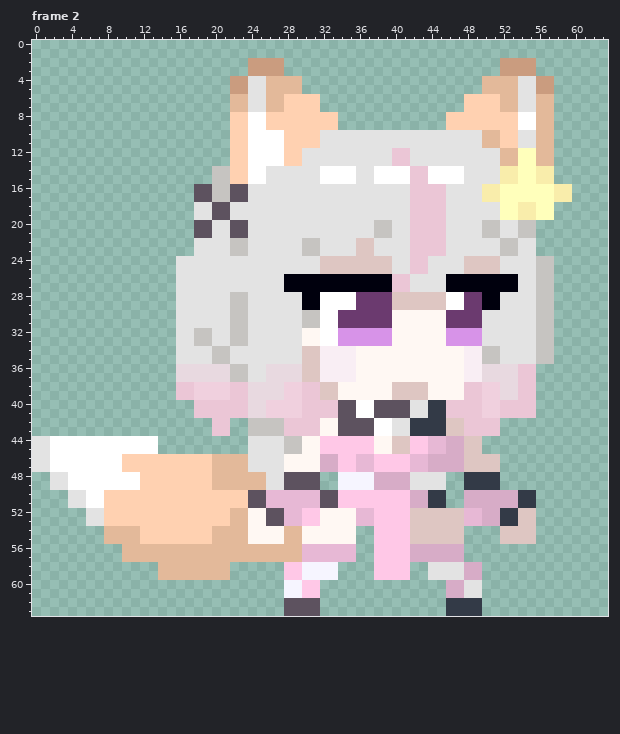
Animated GIF sprite: Characters/Anny/Textures/anny_idle.gif. The first picture shows the starting point.
The file is 64x64 pixels, 4 frames. Colours within 5 levels of each other are drawn and written as one. Shown: frame 2. The commit also changed other frames, which this record leaves out.
The same view after the edit:
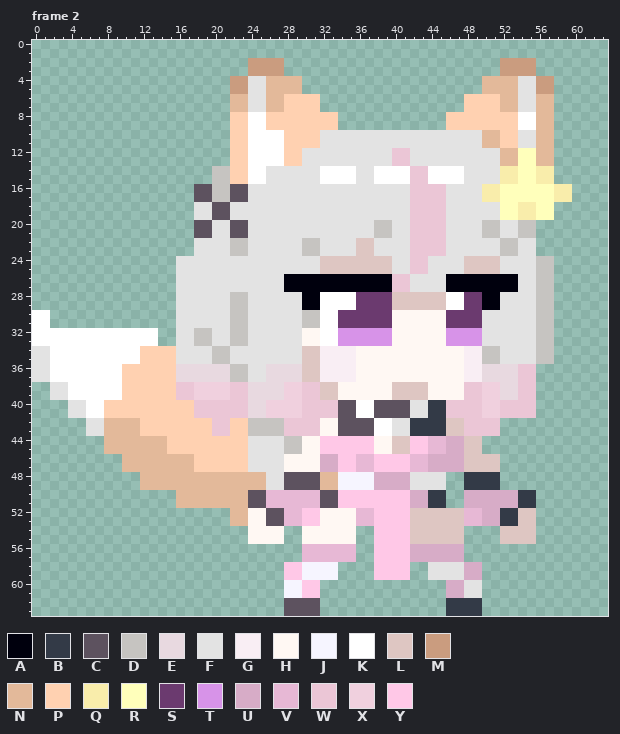
Palette (. is transparent): A #00000d  B #333a47  C #5d525f  D #c6c4c1  E #e8d9e0  F #e3e3e3  G #f9eef4  H #fff8f3  J #f6f5ff  K #ffffff  L #dec6c2  M #ca9c7f  N #e3b99a  P #ffd1b1  Q #f9edab  R #ffffbb  S #6b3a6f  T #d793e8  U #d7acc7  V #e7b8d5  W #ebc6d6  X #f0d0de  Y #ffc8e7
Difference:
--- frame 2
@@ x 0..35 @@
 29 ................FFFFFFDDFFFFFFAAKKKK
-30 ................FFFFFFDDFFFFFFDDKKSS
-31 ................FFFFFFDDFFFFFFDDKKSS
-32 ................FFDDFFDDFFFFFFHHKKTT
-33 ................FFDDFFDDFFFFFFHHKKTT
-34 ................FFFFDDFFFFFFFFLLGGGG
-35 ................FFFFDDFFFFFFFFLLGGGG
-36 ................EEEEEEDDFFEEEELLGGGG
-37 ................EEEEEEDDFFEEEELLGGGG
-38 ................WWXXXXWWEEEEXXWWLLHH
-39 ................WWXXXXWWEEEEXXWWLLHH
-40 ..................WWWWWWEEXXXXWWWWCC
-41 ..................WWWWWWEEXXXXWWWWCC
-42 ....................WW..DDDDWWWWHHCC
-43 ....................WW..DDDDWWWWHHCC
-44 FFKKKKKKKKKKKK..........FFFFDDHHYYYY
-45 FFKKKKKKKKKKKK..........FFFFDDHHYYYY
-46 FFKKKKKKKKPPPPPPPPPPNNNNFFFFHHHHUUYY
-47 FFKKKKKKKKPPPPPPPPPPNNNNFFFFHHHHUUYY
-48 ..FFKKKKKKKKPPPPPPPPNNNNNNFFCCCC..JJ
-49 ..FFKKKKKKKKPPPPPPPPNNNNNNFFCCCC..JJ
-50 ....FFKKPPPPPPPPPPPPPPPPCCVVVVVVCCYY
-51 ....FFKKPPPPPPPPPPPPPPPPCCVVVVVVCCYY
-52 ......FFPPPPPPPPPPPPPPNNHHCCVVYYHHHH
-53 ......FFPPPPPPPPPPPPPPNNHHCCVVYYHHHH
-54 ........NNNNPPPPPPPPNNNNHHHHNNHHHHHH
-55 ........NNNNPPPPPPPPNNNNHHHHNNHHHHHH
-56 ..........NNNNNNNNNNNNNNNNNNNNVVVVVV
-57 ..........NNNNNNNNNNNNNNNNNNNNVVVVVV
-58 ..............NNNNNNNN......YYJJJJ..
-59 ..............NNNNNNNN......YYJJJJ..
+30 KK..............FFFFFFDDFFFFFFDDKKSS
+31 KK..............FFFFFFDDFFFFFFDDKKSS
+32 KKKKKKKKKKKKKK..FFDDFFDDFFFFFFHHKKTT
+33 KKKKKKKKKKKKKK..FFDDFFDDFFFFFFHHKKTT
+34 FFKKKKKKKKKKPPPPFFFFDDFFFFFFFFLLGGGG
+35 FFKKKKKKKKKKPPPPFFFFDDFFFFFFFFLLGGGG
+36 FFKKKKKKKKPPPPPPEEEEEEDDFFEEEELLGGGG
+37 FFKKKKKKKKPPPPPPEEEEEEDDFFEEEELLGGGG
+38 ..FFKKKKKKPPPPPPWWXXXXWWEEEEXXWWLLHH
+39 ..FFKKKKKKPPPPPPWWXXXXWWEEEEXXWWLLHH
+40 ....FFKKPPPPPPPPPPWWWWWWEEXXXXWWWWCC
+41 ....FFKKPPPPPPPPPPWWWWWWEEXXXXWWWWCC
+42 ......FFNNNNPPPPPPPPWWPPDDDDWWWWHHCC
+43 ......FFNNNNPPPPPPPPWWPPDDDDWWWWHHCC
+44 ........NNNNNNNPPPPPPPPPFFFFDDHHYYYY
+45 ........NNNNNNNPPPPPPPPPFFFFDDHHYYYY
+46 ..........NNNNNNNNPPPPPPFFFFHHHHUUYY
+47 ..........NNNNNNNNPPPPPPFFFFHHHHUUYY
+48 ............NNNNNNNNNNNNNNFFCCCCNNJJ
+49 ............NNNNNNNNNNNNNNFFCCCCNNJJ
+50 ................NNNNNNNNCCVVVVVVCCYY
+51 ................NNNNNNNNCCVVVVVVCCYY
+52 ......................NNHHCCVVYYHHHH
+53 ......................NNHHCCVVYYHHHH
+54 ........................HHHH..HHHHHH
+55 ........................HHHH..HHHHHH
+56 ..............................VVVVVV
+57 ..............................VVVVVV
+58 ............................YYJJJJ..
+59 ............................YYJJJJ..
 60 ............................JJYY....
Where, in picture pixels (left, top, right, bottom), the same in both pictures:
changed: (32, 310, 302, 580)
added: (320, 472, 338, 490)
